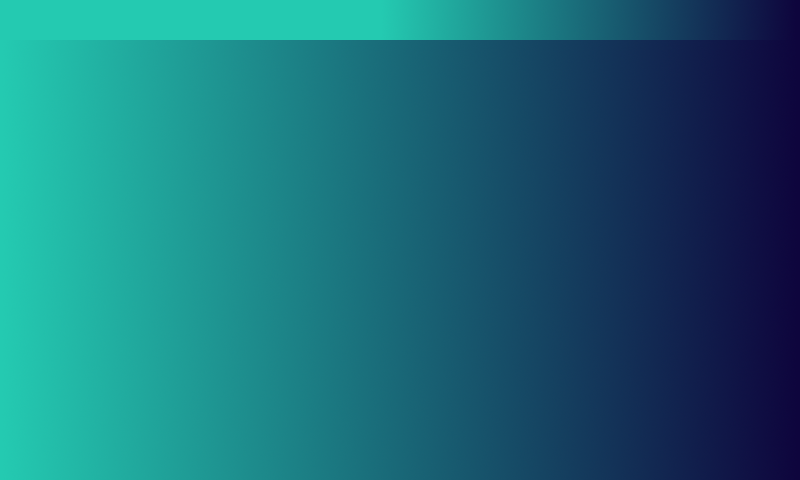
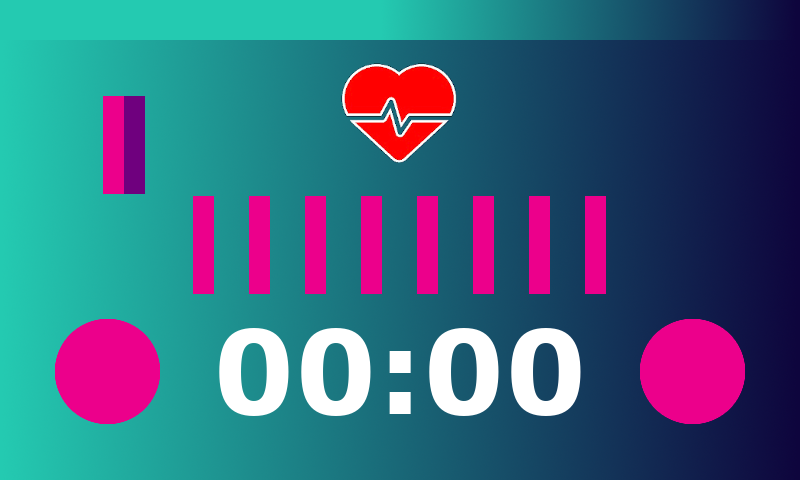
Revision of a layered 800x480 image; what changed, layer by layer:
showed "00:00" over [219, 328, 581, 416]
added layer "health-bad" above "health-good" over [124, 96, 145, 194]
added layer "health-good" above "button copy" over [103, 96, 124, 194]
added layer "button copy" above "button" over [640, 319, 745, 424]
added layer "button" above "health0" over [55, 319, 160, 424]
added layer "health0" above "Heart" over [193, 196, 606, 294]
showed "Heart", painted on it over [341, 63, 457, 163]
